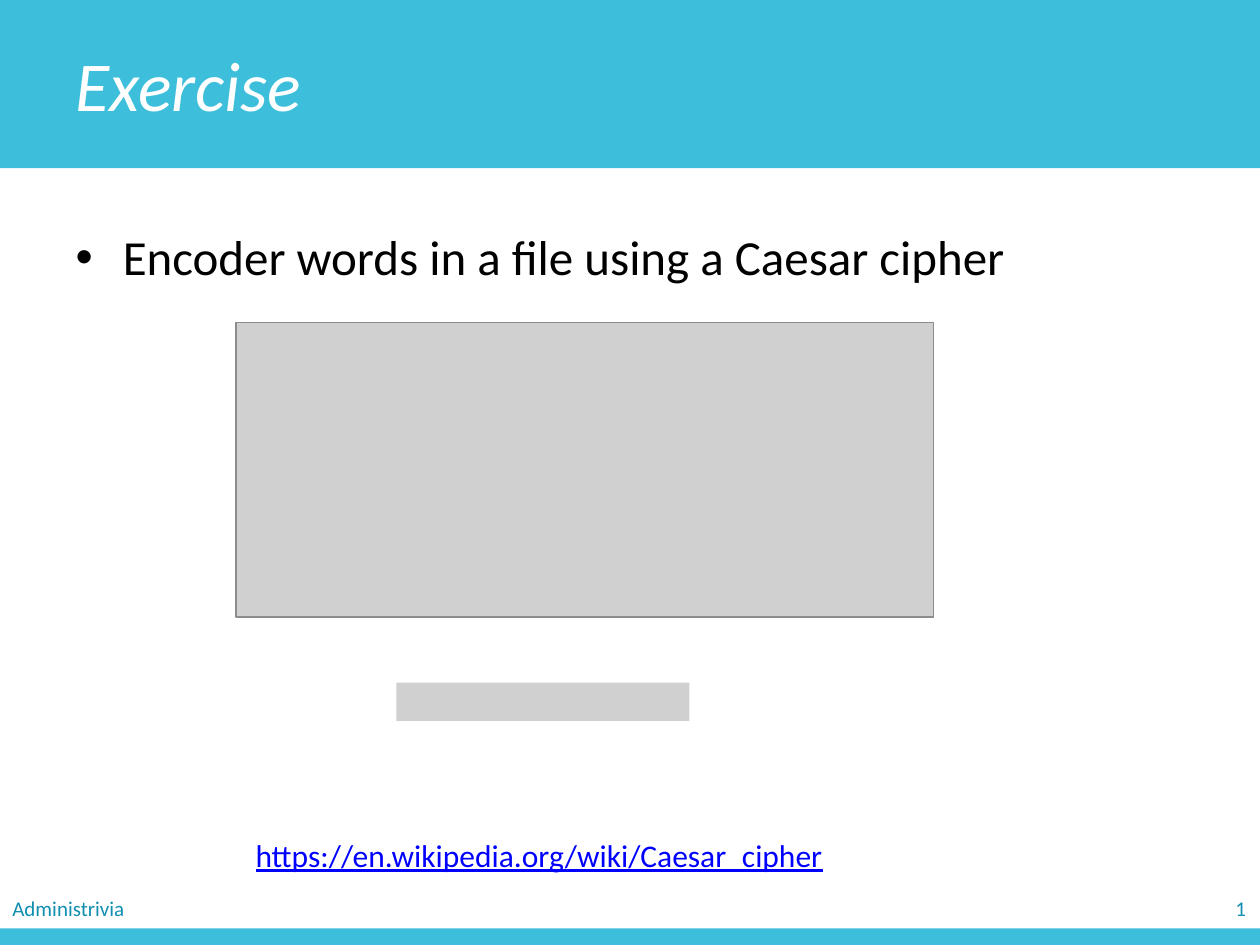
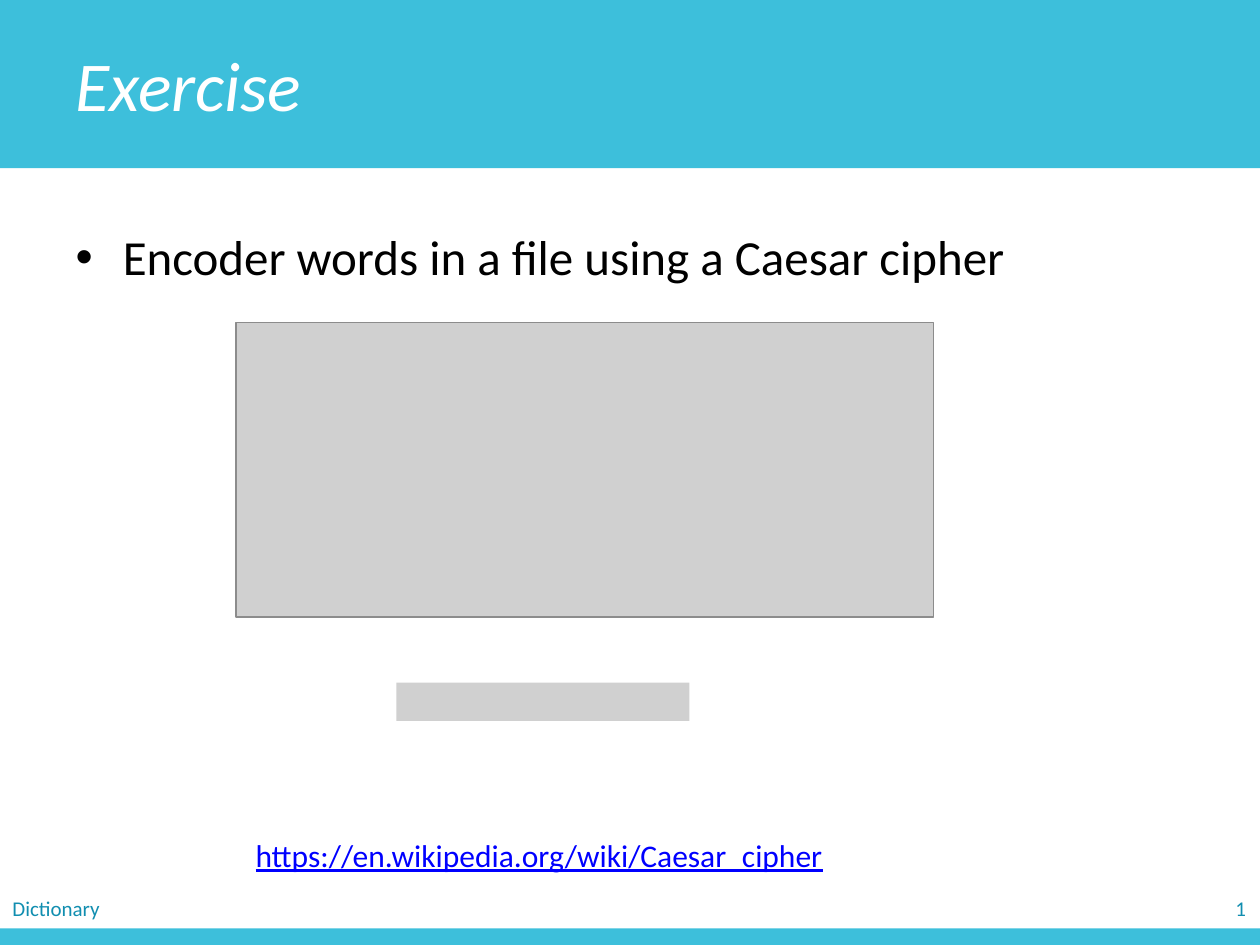
Before and after one commit to zichengliao/zuics101-fa17, a slide deck: slide 18 of lectures/lec11/lec11.pptx. Drawn at 1260x945 pixels with LibreOffice and Linux fonts; fonts in the diff are those of the drawing; grey boxes stand for pictures. Boxes give left, top, right and bottom in pixels: in the first picture for what was removed or moved away, otherwise in the second. Text is boxed around its words. In the diff, an @@ line names an element or a change of style, - is before the commit and + after.

```diff
--- a/lectures/lec11/lec11.pptx
+++ b/lectures/lec11/lec11.pptx
@@ text removed at <box>12,901,124,916</box> @@
-Administrivia
@@ text added at <box>12,901,99,920</box>, 12 pt, text #118EB0 @@
+Dictionary
```
Also in this commit, not shown: 29 other slides changed, 1 slide removed, 2 other files.
